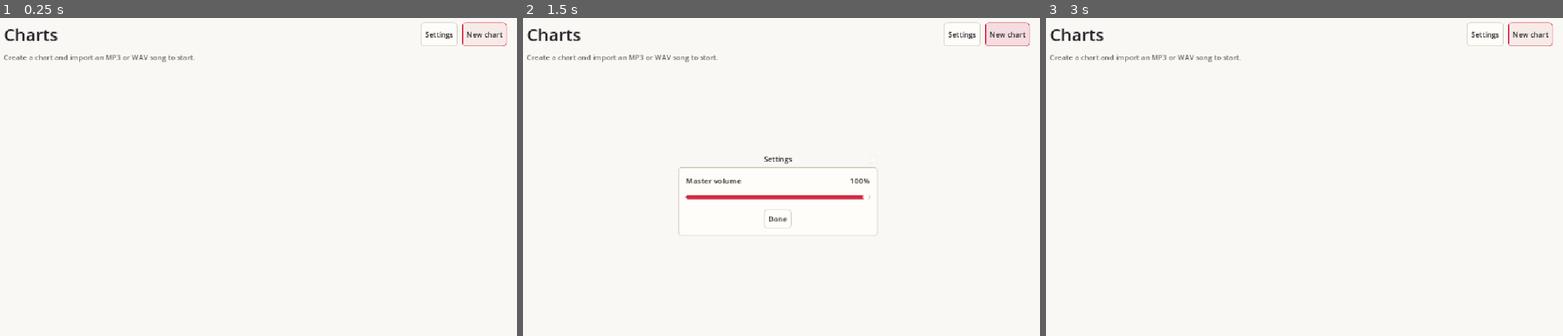
Above: before the commit, frames 1-3 (left to right).
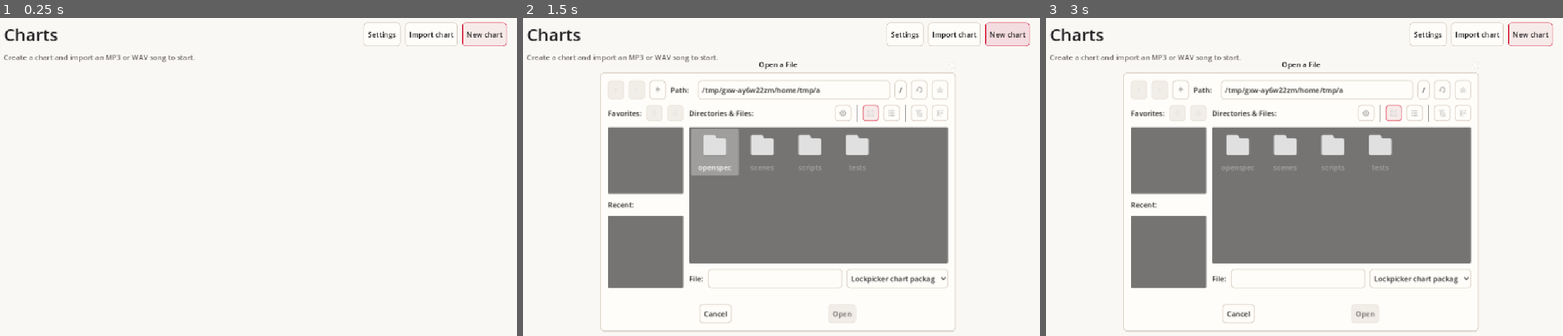
Above: after the commit, the same moments.

Repository: Nokianyte/Lockpicker
Game: Godot game, scene res://scenes/main.tscn
The game is run twice, just before and just after one commit, with the same random seed, the same clock (stepped at 60 frames per second) and the same inputs.
Inputs (mouse positions are in pixels of both pictures, inside the frame that each line leads up to):
- Up to frame 1 (0.25 s): no input
- Up to frame 2 (1.5 s): click (952, 33) at 0.5 s, where only the run after the commit has a clickable "Import chart"; click "New chart" at 1.25 s
- Up to frame 3 (3 s): click "New chart" at 2 s; click (1299, 218) at 2.75 s, where only the run before the commit has a clickable "Done"

The runs differ from the first frame. In frame 1, 0.2% of the frame differs, in the area x 70-88%, y 1-9%; in frame 2, 31%; in frame 3, 31%, in the area x 14-88%, y 1-99%.

Commit message:
Add chart sharing and fix spike rendering and audio startup

Diff:
--- a/scripts/chart_editor.gd
+++ b/scripts/chart_editor.gd
@@ -50,6 +50,10 @@
 var _zone_fields: Dictionary[String, SpinBox] = {}
 var _zone_colors: Dictionary[String, ColorPickerButton] = {}
 var _file_dialog: FileDialog
+var _package_import_dialog: FileDialog
+var _package_export_dialog: FileDialog
+var _download_dialog: ConfirmationDialog
+var _export_data := {}
 var _leave_dialog: ConfirmationDialog
 
 func _ready() -> void:
@@ -79,6 +83,7 @@
 	_file_dialog.filters = PackedStringArray(["*.mp3, *.wav ; MP3 or WAV audio"])
 	_file_dialog.file_selected.connect(func(path: String) -> void: _accept_song(Library.read_song_file(path)))
 	add_child(_file_dialog)
+	_build_package_dialogs()
 	_leave_dialog = ConfirmationDialog.new()
 	_leave_dialog.title = "Unsaved chart"
 	_leave_dialog.dialog_text = "Discard the edits since your last save?"
@@ -100,6 +105,31 @@
 	_waveform.updated.connect(_waveform_updated)
 	resized.connect(_resize_panels)
 
+func _build_package_dialogs() -> void:
+	if OS.has_feature("web"):
+		_download_dialog = ConfirmationDialog.new()
+		_download_dialog.title = "Export chart"
+		_download_dialog.dialog_text = "Download the chart and its song as one .lockchart file."
+		_download_dialog.ok_button_text = "Download"
+		_download_dialog.confirmed.connect(_download_package)
+		_download_dialog.canceled.connect(_clear_export)
+		add_child(_download_dialog)
+		return
+	_package_import_dialog = _package_dialog("Import chart", FileDialog.FILE_MODE_OPEN_FILE)
+	_package_import_dialog.file_selected.connect(func(path: String) -> void: _accept_package(Library.read_package_file(path)))
+	_package_export_dialog = _package_dialog("Export chart", FileDialog.FILE_MODE_SAVE_FILE)
+	_package_export_dialog.file_selected.connect(_write_package)
+	_package_export_dialog.canceled.connect(_clear_export)
+
+func _package_dialog(title: String, mode: FileDialog.FileMode) -> FileDialog:
+	var dialog := FileDialog.new()
+	dialog.title = title
+	dialog.access = FileDialog.ACCESS_FILESYSTEM
+	dialog.file_mode = mode
+	dialog.filters = PackedStringArray(["*.lockchart ; Lockpicker chart package"])
+	add_child(dialog)
+	return dialog
+
 func _build_library() -> VBoxContainer:
 	var screen := VBoxContainer.new()
 	var header := HBoxContainer.new()
@@ -108,6 +138,7 @@
 	heading.size_flags_horizontal = SIZE_EXPAND_FILL
 	header.add_child(heading)
 	header.add_child(UI.button("Settings", settings_requested.emit))
+	header.add_child(UI.button("Import chart", _import_package))
 	header.add_child(UI.button("New chart", func() -> void:
 		if not _busy:
 			_open_editor(Chart.new(), null)
@@ -373,6 +404,7 @@
 	info.add_child(UI.label(entry.title, 20))
 	info.add_child(UI.label(entry.audio_name, 14, UI.MUTED))
 	row.add_child(info)
+	row.add_child(UI.button("Export", _export_package.bind(entry.id)))
 	row.add_child(UI.button("Edit", _open_saved.bind(entry.id, false)))
 	row.add_child(UI.button("Play", _open_saved.bind(entry.id, true), true))
 
@@ -390,6 +422,66 @@
 		play_requested.emit(result.chart, result.stream, 0.0, false)
 	else:
 		_open_editor(result.chart, result.stream)
+
+func _import_package() -> void:
+	if _busy:
+		return
+	if _package_import_dialog != null:
+		_package_import_dialog.popup_centered_ratio(0.68)
+		return
+	_busy = true
+	var result := await library.pick_web_package()
+	_busy = false
+	_accept_package(result)
+
+func _accept_package(result: Dictionary) -> void:
+	if _busy or result.is_empty():
+		return
+	if result.has("error"):
+		_library_status.text = result.error
+		return
+	_busy = true
+	_library_status.text = "Importing chart…"
+	var error := await library.import_package(result.bytes)
+	_busy = false
+	if error.is_empty():
+		await show_charts()
+		_library_status.text = "Chart imported"
+	else:
+		_library_status.text = error
+
+func _export_package(id: String) -> void:
+	if _busy:
+		return
+	_busy = true
+	_library_status.text = "Preparing chart package…"
+	var result := await library.export_package(id)
+	_busy = false
+	if result.has("error"):
+		_library_status.text = result.error
+		return
+	_export_data = result
+	_library_status.text = ""
+	if _download_dialog != null:
+		# Keep the download itself in a click handler after the async storage read.
+		_download_dialog.popup_centered()
+	else:
+		_package_export_dialog.current_file = result.name
+		_package_export_dialog.popup_centered_ratio(0.68)
+
+func _clear_export() -> void:
+	_export_data = {}
+
+func _download_package() -> void:
+	if not _export_data.is_empty():
+		JavaScriptBridge.download_buffer(_export_data.bytes, _export_data.name)
+		_clear_export()
+
+func _write_package(path: String) -> void:
+	if not _export_data.is_empty():
+		var error := library.write_package_file(path, _export_data.bytes)
+		_library_status.text = "Chart exported" if error.is_empty() else error
+		_clear_export()
 
 func _open_editor(draft: Chart, stream: AudioStreamWAV) -> void:
 	chart = draft
@@ -701,6 +793,7 @@
 		pause_preview()
 		var cursor := transport.song_time() if from_cursor else transport.playback_start
 		if cursor < transport.playback_end:
+			transport.unlock_audio()
 			play_requested.emit(chart, transport.song, cursor, true)
 
 func _process(_delta: float) -> void:
--- a/scripts/chart_library.gd
+++ b/scripts/chart_library.gd
@@ -3,7 +3,10 @@
 signal web_finished(result: Array)
 
 const Chart = preload("res://scripts/song_chart.gd")
-const MAX_AUDIO_BYTES := 128 * 1024 * 1024
+const Package = preload("res://scripts/chart_package.gd")
+const MAX_AUDIO_BYTES := Package.MAX_AUDIO_BYTES
+const AUDIO_SIZE_ERROR := "Choose an MP3 or WAV file under 128 MiB."
+const PACKAGE_SIZE_ERROR := "This chart package is too large."
 const MP3_DECODE_RATE := 44100
 const MP3_FRAMES_PER_PASS := 32768
 const PCM_STEREO_FRAME_BYTES := 4
@@ -68,10 +71,10 @@
 				}
 			}));
 		},
-		pick(callback, limit) {
+		pick(callback, accept, limit, sizeError) {
 			const input = document.createElement('input');
 			input.type = 'file';
-			input.accept = '.mp3,.wav,audio/mpeg,audio/wav,audio/wave';
+			input.accept = accept;
 			input.hidden = true;
 			document.body.appendChild(input);
 			input.addEventListener('cancel', () => {
@@ -82,11 +85,11 @@
 				const file = input.files[0];
 				input.remove();
 				if (!file) return callback('');
-				if (file.size > limit) return callback('Choose an MP3 or WAV file under 128 MiB.');
+				if (file.size > limit) return callback(sizeError);
 				try {
 					callback('', file.name, await file.arrayBuffer());
 				} catch (error) {
-					callback(error.message || 'Could not read the song.');
+					callback(error.message || 'Could not read the selected file.');
 				}
 			}, {once: true});
 			input.click();
@@ -132,6 +135,15 @@
 	return {"charts": charts}
 
 func read_chart(id: String) -> Dictionary:
+	var data := await _read_chart_data(id)
+	if data.has("error"):
+		return data
+	var stream := await decode_song(data.audio, data.chart.audio_name)
+	if stream == null:
+		return {"error": "The saved song could not be opened."}
+	return {"chart": data.chart, "stream": stream}
+
+func _read_chart_data(id: String) -> Dictionary:
 	if not Chart.valid_id(id):
 		return {"error": "The chart ID is invalid."}
 	var record: Variant
@@ -152,10 +164,34 @@
 		return {"error": "Could not read this chart."}
 	if _web == null:
 		bytes = FileAccess.get_file_as_bytes(_audio_path(chart.audio_id, chart.audio_name))
-	var stream := await decode_song(bytes, chart.audio_name)
-	if stream == null:
+	if bytes.is_empty():
 		return {"error": "The saved song could not be opened."}
-	return {"chart": chart, "stream": stream}
+	return {"chart": chart, "audio": bytes}
+
+func import_package(bytes: PackedByteArray) -> String:
+	var data := Package.unpack(bytes)
+	if data.is_empty():
+		return "Could not read this .lockchart package."
+	var chart: Chart = data.chart
+	if await decode_song(data.audio, chart.audio_name) == null:
+		return "Could not open the song in this chart package."
+	chart.id = Chart.new_id()
+	chart.audio_id = Chart.new_id()
+	return await save_chart(chart, data.audio)
+
+func export_package(id: String) -> Dictionary:
+	var data := await _read_chart_data(id)
+	if data.has("error"):
+		return data
+	var bytes := Package.pack(data.chart, data.audio)
+	if bytes.is_empty():
+		return {"error": "Could not package this chart and its song."}
+	return {"name": data.chart.title.strip_edges().validate_filename() + "." + Package.EXTENSION, "bytes": bytes}
+
+func write_package_file(path: String, bytes: PackedByteArray) -> String:
+	if path.get_extension().to_lower() != Package.EXTENSION:
+		path += "." + Package.EXTENSION
+	return "" if _write_atomic(path, bytes) else "Could not write the chart package."
 
 func save_chart(chart, new_audio: PackedByteArray) -> String:
 	var record: Dictionary = chart.record()
@@ -178,9 +214,15 @@
 	return ""
 
 func pick_web_song() -> Dictionary:
+	return await _pick_web_file(".mp3,.wav,audio/mpeg,audio/wav,audio/wave", MAX_AUDIO_BYTES, AUDIO_SIZE_ERROR)
+
+func pick_web_package() -> Dictionary:
+	return await _pick_web_file("." + Package.EXTENSION, Package.MAX_FILE_BYTES, PACKAGE_SIZE_ERROR)
+
+func _pick_web_file(accept: String, limit: int, size_error: String) -> Dictionary:
 	if _web == null:
 		return {"error": "The browser file picker is unavailable."}
-	_web.pick(_callback, MAX_AUDIO_BYTES)
+	_web.pick(_callback, accept, limit, size_error)
 	var response: Array = await web_finished
 	if response[0] != "":
 		return {"error": response[0]}
@@ -189,11 +231,17 @@
 	return {"name": response[1], "bytes": response[2]}
 
 static func read_song_file(path: String) -> Dictionary:
+	return _read_selected_file(path, MAX_AUDIO_BYTES, AUDIO_SIZE_ERROR)
+
+static func read_package_file(path: String) -> Dictionary:
+	return _read_selected_file(path, Package.MAX_FILE_BYTES, PACKAGE_SIZE_ERROR)
+
+static func _read_selected_file(path: String, limit: int, size_error: String) -> Dictionary:
 	var file := FileAccess.open(path, FileAccess.READ)
 	if file == null:
-		return {"error": "Could not read the selected song."}
-	if file.get_length() > MAX_AUDIO_BYTES:
-		return {"error": "Choose an MP3 or WAV file under 128 MiB."}
+		return {"error": "Could not read the selected file."}
+	if file.get_length() > limit:
+		return {"error": size_error}
 	return {"name": path.get_file(), "bytes": file.get_buffer(file.get_length())}
 
 func decode_song(bytes: PackedByteArray, filename: String) -> AudioStreamWAV:
--- /dev/null
+++ b/scripts/chart_package.gd
@@ -0,0 +1,35 @@
+extends RefCounted
+
+const Chart = preload("res://scripts/song_chart.gd")
+const EXTENSION := "lockchart"
+const MAGIC := "LKC1"
+const HEADER_BYTES := 12
+const MAX_METADATA_BYTES := 16 * 1024 * 1024
+const MAX_AUDIO_BYTES := 128 * 1024 * 1024
+const MAX_FILE_BYTES := HEADER_BYTES + MAX_METADATA_BYTES + MAX_AUDIO_BYTES
+
+# A versioned header stores the JSON and audio lengths before the two payloads.
+static func pack(chart: Chart, audio: PackedByteArray) -> PackedByteArray:
+	var metadata := JSON.stringify(chart.record()).to_utf8_buffer()
+	if metadata.size() > MAX_METADATA_BYTES or audio.is_empty() or audio.size() > MAX_AUDIO_BYTES:
+		return PackedByteArray()
+	var bytes := MAGIC.to_ascii_buffer()
+	bytes.resize(HEADER_BYTES)
+	bytes.encode_u32(4, metadata.size())
+	bytes.encode_u32(8, audio.size())
+	bytes.append_array(metadata)
+	bytes.append_array(audio)
+	return bytes
+
+static func unpack(bytes: PackedByteArray) -> Dictionary:
+	if bytes.size() <= HEADER_BYTES or bytes.size() > MAX_FILE_BYTES or bytes.slice(0, 4).get_string_from_ascii() != MAGIC:
+		return {}
+	var metadata_size := bytes.decode_u32(4)
+	var audio_size := bytes.decode_u32(8)
+	var audio_start := HEADER_BYTES + metadata_size
+	if metadata_size == 0 or metadata_size > MAX_METADATA_BYTES or audio_size == 0 or audio_size > MAX_AUDIO_BYTES or audio_start + audio_size != bytes.size():
+		return {}
+	var chart: Chart = Chart.from_record(JSON.parse_string(bytes.slice(HEADER_BYTES, audio_start).get_string_from_utf8()))
+	if chart == null or chart.audio_name.get_extension().to_lower() not in ["mp3", "wav"]:
+		return {}
+	return {"chart": chart, "audio": bytes.slice(audio_start)}
--- a/scripts/song_arena.gd
+++ b/scripts/song_arena.gd
@@ -86,6 +86,7 @@
 	var visible_radius := (size.length() * 0.5 + marker_margin) / (zoom * cos(PI / 6.0))
 	var visible_horizon := (visible_radius - T.SONG_CORE_RADIUS) / Chart.MIN_APPROACH_SPEED
 	var stop := Session.first_event_at(schedule, at + minf(approach_horizon, visible_horizon))
+	var spikes: Array[Dictionary] = []
 	for index in range(stop - 1, first - 1, -1):
 		if session != null and session.resolved[index]:
 			continue
@@ -108,7 +109,7 @@
 		var polygon_color := Chart.approach_color(motion, approach, Palette.SPIKE if event.spike else foreground)
 		if event.spike:
 			Art.ring(self, Vector2.ZERO, zoom, radius, angle, Color(polygon_color, visibility * 0.33), 1.0)
-			Art.spiky_circle(self, marker, marker_radius, angle, Color(polygon_color, visibility))
+			spikes.append({"point": marker, "angle": angle, "ink": background.lerp(polygon_color, visibility)})
 		else:
 			var aligned := absf(remaining) <= Session.HIT_WINDOW and G.gap_accepts_tip(Session.note_target_angle(turns, event, at), angle)
 			var direction: int = event.get("slider_direction", 0)
@@ -123,6 +124,9 @@
 				Art.slider_marker(self, marker, slider_radius, axis, Color(aim_color, visibility), maxf(width, slider_radius * 0.18))
 			else:
 				draw_arc(marker, marker_radius, 0.0, TAU, 40, ink, width, true)
+	# Draw opaque silhouettes over every ring, with their distance fade blended into the background.
+	for spike in spikes:
+		Art.spiky_circle(self, spike.point, marker_radius, spike.angle, spike.ink)
 	if session != null and session.tint_judgment != Session.Judgment.MISS and age < T.BREAK_TIME:
 		var progress := age / T.BREAK_TIME
 		var pulse_radius := marker_radius * lerpf(0.8, 2.2, progress)
--- a/scripts/song_transport.gd
+++ b/scripts/song_transport.gd
@@ -6,7 +6,7 @@
 window.lockpickerSongAudio ??= (function () {
 	let context, gain, buffer, songId, source;
 	let volume = 1;
-	let started = 0, offset = 0, limit = 0;
+	let started = null, request = null, offset = 0, limit = 0;
 	function prepare() {
 		if (context) return;
 		context = new AudioContext();
@@ -16,7 +16,20 @@
 	}
 	function unlock() {
 		prepare();
-		context.resume().catch(() => {});
+		return context.resume().catch(() => {});
+	}
+	function position() {
+		if (started === null || context.state !== 'running') return offset;
+		let clock;
+		if (context.getOutputTimestamp) {
+			const output = context.getOutputTimestamp();
+			if (!output.performanceTime) return offset;
+			const elapsed = (performance.now() - output.performanceTime) / 1000;
+			clock = Math.min(context.currentTime, output.contextTime + elapsed);
+		} else {
+			clock = context.currentTime - (context.baseLatency || 0) - (context.outputLatency || 0);
+		}
+		return Math.min(limit, offset + Math.max(0, clock - started));
 	}
 	return {
 		unlock,
@@ -48,26 +61,34 @@
 			songId = id;
 		},
 		play(position, end) {
-			unlock();
-			source = context.createBufferSource();
-			source.buffer = buffer;
-			source.connect(gain);
-			started = context.currentTime;
+			const ready = unlock();
+			const song = buffer;
+			const current = {};
+			request = current;
+			started = null;
 			offset = position;
 			limit = end;
-			source.start(started, offset, end - position);
+			const start = () => {
+				if (request !== current || context.state !== 'running') return;
+				source = context.createBufferSource();
+				source.buffer = song;
+				source.connect(gain);
+				started = context.currentTime + 0.04;
+				source.start(started, position, end - position);
+			};
+			if (context.state === 'running') start();
+			else ready.then(start);
 		},
 		stop() {
+			request = null;
+			offset = position();
+			started = null;
 			if (!source) return;
 			source.stop();
 			source.disconnect();
 			source = null;
 		},
-		position() {
-			const audible = context.getOutputTimestamp?.().contextTime;
-			const clock = audible > 0 ? audible : context.currentTime - (context.baseLatency || 0) - (context.outputLatency || 0);
-			return Math.min(limit, offset + Math.max(0, clock - started));
-		}
+		position
 	};
 })()
 """
@@ -78,7 +99,8 @@
 var playback_end := 0.0
 var _position := 0.0
 var _native_start := 0.0
-var _output_latency := 0.0
+var _native_play_position := 0.0
+var _output_latency := -1.0
 var _tail_start_usec := 0
 var _tail_position := 0.0
 var _web: JavaScriptObject
@@ -128,8 +150,9 @@
 	if _web == null:
 		if stream == null:
 			_prepare_native_stream()
-		_output_latency = AudioServer.get_output_latency()
-		play(maxf(0.0, _position - _native_start))
+		_output_latency = -1.0
+		_native_play_position = maxf(0.0, _position - _native_start)
+		play(_native_play_position)
 	else:
 		var id := str(song.get_instance_id())
 		if not _web.hasSong(id):
@@ -180,12 +203,19 @@
 	elif _tail_start_usec > 0:
 		_position = minf(playback_end, _tail_position + (Time.get_ticks_usec() - _tail_start_usec) / 1000000.0)
 	elif playing and has_stream_playback():
-		var position := _native_start + get_playback_position() + AudioServer.get_time_since_last_mix() - _output_latency
+		var mixed_position := get_playback_position()
+		if _output_latency < 0.0:
+			if mixed_position <= _native_play_position:
+				return _position
+			_output_latency = AudioServer.get_output_latency()
+		var position := _native_start + mixed_position + AudioServer.get_time_since_last_mix() - _output_latency
 		_position = clampf(position, _position, playback_end)
 	return _position
 
 func _audio_finished() -> void:
 	if running:
+		if _output_latency < 0.0:
+			_output_latency = AudioServer.get_output_latency()
 		_tail_position = maxf(_position, playback_end - _output_latency)
 		_tail_start_usec = Time.get_ticks_usec()
 
--- a/tests/test_rhythm.gd
+++ b/tests/test_rhythm.gd
@@ -3,6 +3,7 @@
 const AppScene = preload("res://scenes/main.tscn")
 const Chart = preload("res://scripts/song_chart.gd")
 const Library = preload("res://scripts/chart_library.gd")
+const Package = preload("res://scripts/chart_package.gd")
 const Session = preload("res://scripts/song_session.gd")
 const T = preload("res://scripts/tuning.gd")
 const G = preload("res://scripts/wall_geometry.gd")
@@ -325,6 +326,10 @@
 	var with_duplicate := with_zone.duplicate(true)
 	with_duplicate.zones.append(Chart.new_zone(1.5))
 	_check(Chart.from_record(with_duplicate) == null, "Two zones cannot share the same start marker.")
+	var package := Package.pack(chart, wav)
+	var unpacked := Package.unpack(package)
+	_check(unpacked.has("chart") and unpacked.chart.record() == chart.record() and unpacked.audio == wav, "A chart package must preserve settings, notes, and the original audio bytes.")
+	_check(Package.unpack(package.slice(0, package.size() - 1)).is_empty(), "A truncated chart package must be rejected.")
 	if arguments.size() != 2:
 		return
 	library.directory = arguments[1]
@@ -332,16 +337,25 @@
 		_check(await library.save_chart(chart, wav) == "", "Native save must write the chart and audio.")
 		chart.title = "Updated timing check"
 		_check(await library.save_chart(chart, PackedByteArray()) == "", "Saving an existing chart must replace its metadata.")
+		var exported := await library.export_package(chart.id)
+		var shared_path := library.directory.path_join("Shared")
+		_check(exported.has("bytes") and library.write_package_file(shared_path, exported.bytes).is_empty(), "A saved chart must export to a .lockchart file.")
+		var readback := Library.read_package_file(shared_path + ".lockchart")
+		_check(readback.has("bytes") and await library.import_package(readback.bytes) == "", "A chart package must import into the library as a copy.")
 		chart.audio_id = Chart.new_id()
 		_check(await library.save_chart(chart, PackedByteArray()) != "", "Missing replacement audio must reject the save.")
 	elif arguments[0] == "read":
 		var library_index: Dictionary = await library.list_charts()
-		_check(library_index.charts.size() == 1, "The saved chart must appear after a fresh process starts.")
+		_check(library_index.charts.size() == 2, "The original chart and imported copy must appear after a fresh process starts.")
 		var saved: Dictionary = await library.read_chart(chart.id)
 		_check(saved.has("chart") and saved.chart.title == "Updated timing check", "The last successful native save must survive a restart.")
 		_check(saved.has("stream") and is_equal_approx(saved.stream.get_length(), 6.0), "The saved song must reopen without another import.")
 		_check(saved.has("chart") and saved.chart.zones == chart.zones, "Saved zone settings must survive a fresh process.")
 		_check(saved.has("chart") and saved.chart.events == chart.events, "Saved sliders must survive a fresh process.")
+		for entry in library_index.charts:
+			if entry.id != chart.id:
+				var imported := await library.read_chart(entry.id)
+				_check(imported.has("chart") and imported.chart.audio_id != chart.audio_id and imported.chart.events == chart.events and imported.stream.data == saved.stream.data, "Import must create separate IDs and preserve the playable song.")
 
 func _check_song_offsets(app, wav: PackedByteArray) -> void:
 	var editor = app.editor
Not shown, added: scripts/chart_package.gd.uid
